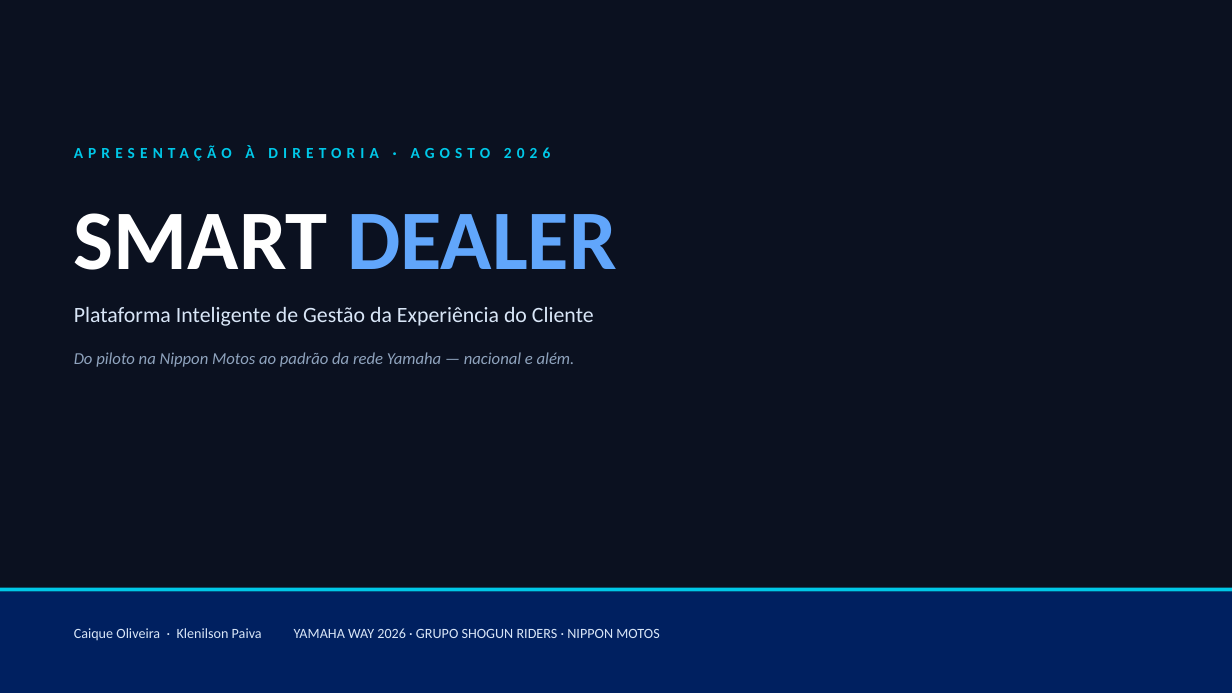
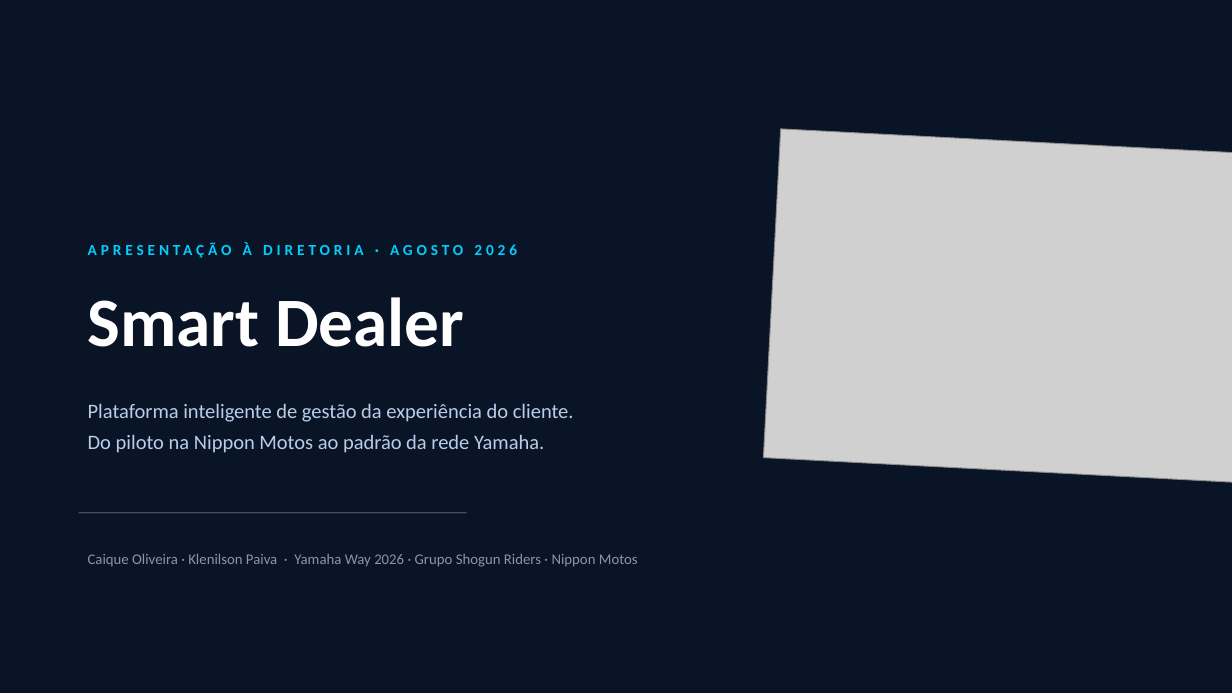
Before and after one commit to Caiquespkt0611/smart-dealer, a slide deck: slide 1 of _NOVAS MELHORIAS/DECK-DIRETORIA-SMART-DEALER.pptx. Drawn at 1232x693 pixels with LibreOffice and Linux fonts; fonts in the diff are those of the drawing; grey boxes stand for pictures; background and template pictures are left out. Boxes give left, top, right and bottom in pixels: in the first picture for what was removed or moved away, otherwise in the second. Text is boxed around its words. In the diff, an @@ line names an element or a change of style, - is before the commit and + after.

```diff
--- a/_NOVAS MELHORIAS/DECK-DIRETORIA-SMART-DEALER.pptx
+++ b/_NOVAS MELHORIAS/DECK-DIRETORIA-SMART-DEALER.pptx
@@ background #0B1120 to picture (left out) @@
@@ picture added at (764,129,1232,487) @@
@@ text "APRESENTAÇÃO À DIRETORIA · AGOSTO ...": place and size @@
-text "APRESENTAÇÃO À DIRETORIA · AGOSTO ..." at (245,145,254,158)
+text "APRESENTAÇÃO À DIRETORIA · AGOSTO ..." at (243,242,252,255)
@@ text "APRESENTAÇÃO À DIRETORIA · AGOSTO ..." at (243,242,252,255): text colour #00C8E8 to #04CDFB, letter spacing 4 to 3 pt @@
@@ text at (88,297,464,347): text changed; size 66 to 54 pt; text colour #61A6FB to #FFFFFF @@
-SMART DEALER
+Smart Dealer
@@ text removed at (74,307,594,326) @@
-Plataforma Inteligente de Gestão da Experiência do Cliente
@@ text at (88,403,574,453): text changed; size 13 to 16 pt; text colour #8FA3BD to #B8CDEA; italic off @@
-Do piloto na Nippon Motos ao padrão da rede Yamaha — nacional e além.
+Plataforma inteligente de gestão da experiência do cliente.
+Do piloto na Nippon Motos ao padrão da rede Yamaha.
@@ line added from (79, 513) to (467, 513), #3D4F61 1 pt @@
@@ text at (88,554,638,567): text changed; size 11 to 11.5 pt; text colour #D9E6F7 to #8A96A8 @@
-Caique Oliveira · Klenilson Paiva YAMAHA WAY 2026 · GRUPO SHOGUN RIDERS · NIPPON MOTOS
+Caique Oliveira · Klenilson Paiva · Yamaha Way 2026 · Grupo Shogun Riders · Nippon Motos
@@ rectangle removed at (0,592,1232,693) @@
@@ rectangle removed at (0,588,1232,592) @@
```
Also in this commit, not shown: 9 other slides changed, 6 slides added, 4 slides removed, 15 other files.
